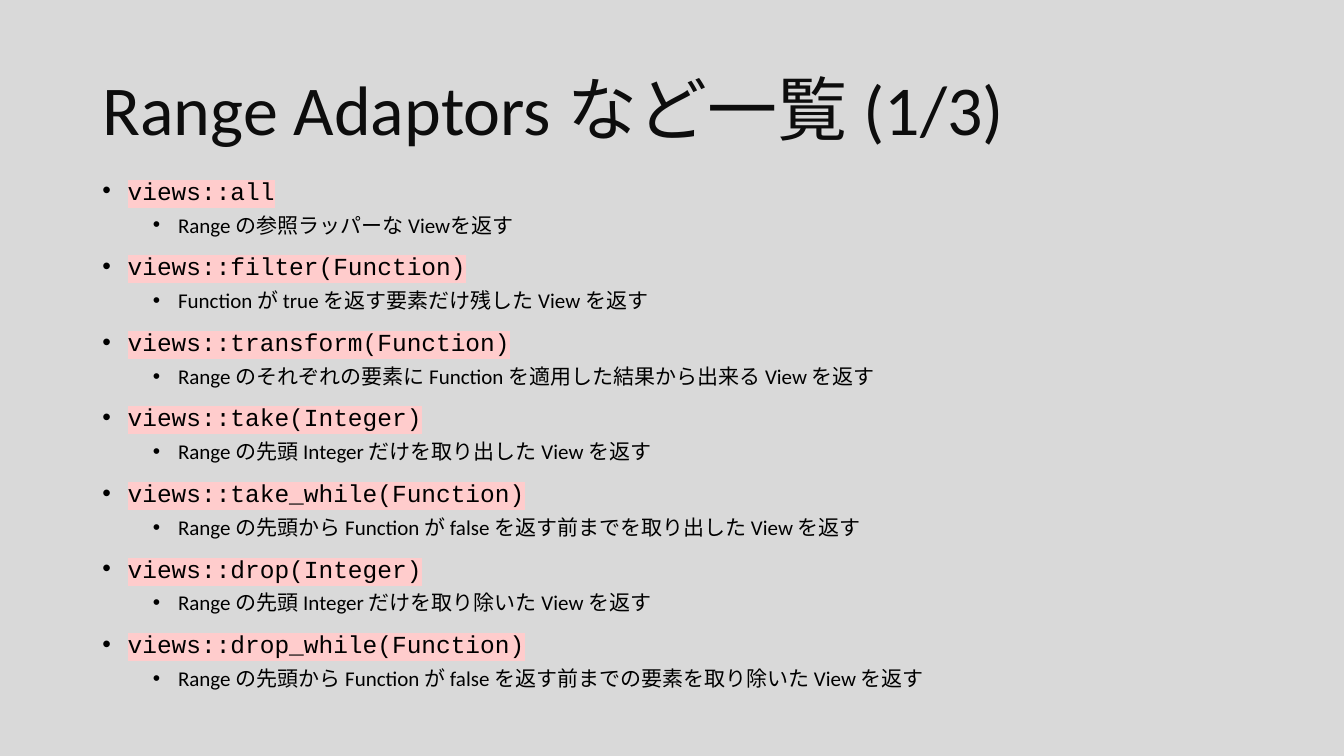
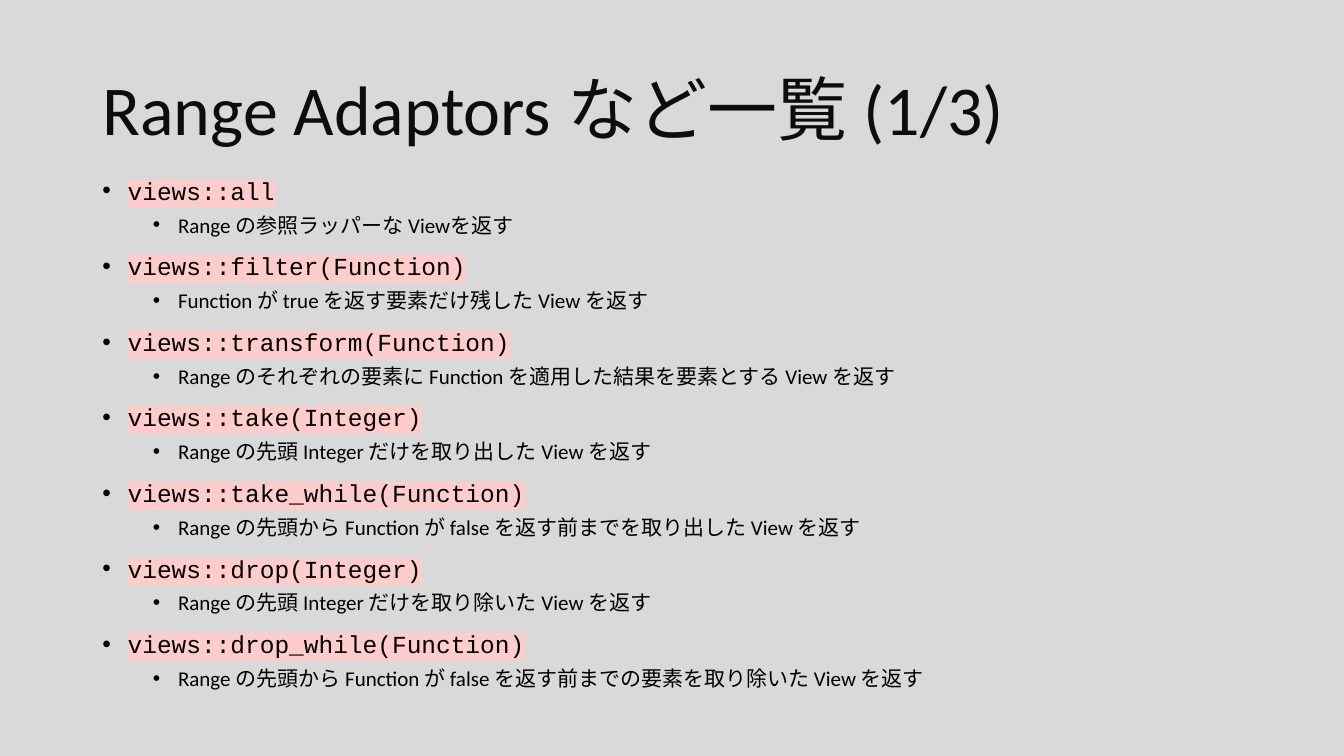
Before and after one commit to tomolatoon/Siv3D_Events, a slide deck: slide 11 of 2022_03_28/2022-3-28 - C++とRange(難しい版) - Siv3D勉強会.pptx. Drawn at 1344x756 pixels with LibreOffice and Linux fonts; fonts in the diff are those of the drawing. Boxes give left, top, right and bottom in pixels: in the first picture for what was removed or moved away, otherwise in the second. Text is boxed around its words. In the diff, an @@ line names an element or a change of style, - is before the commit and + after.

```diff
--- a/2022_03_28/2022-3-28 - C++とRange(難しい版) - Siv3D勉強会.pptx
+++ b/2022_03_28/2022-3-28 - C++とRange(難しい版) - Siv3D勉強会.pptx
@@ text at (x1=178, y1=366, x2=895, y2=388): text changed @@
-  • Range のそれぞれの要素に Function を適用した結果から出来る View を返す
+  • Range のそれぞれの要素に Function を適用した結果を要素とする View を返す
```
Also in this commit, not shown: 1 other file.
